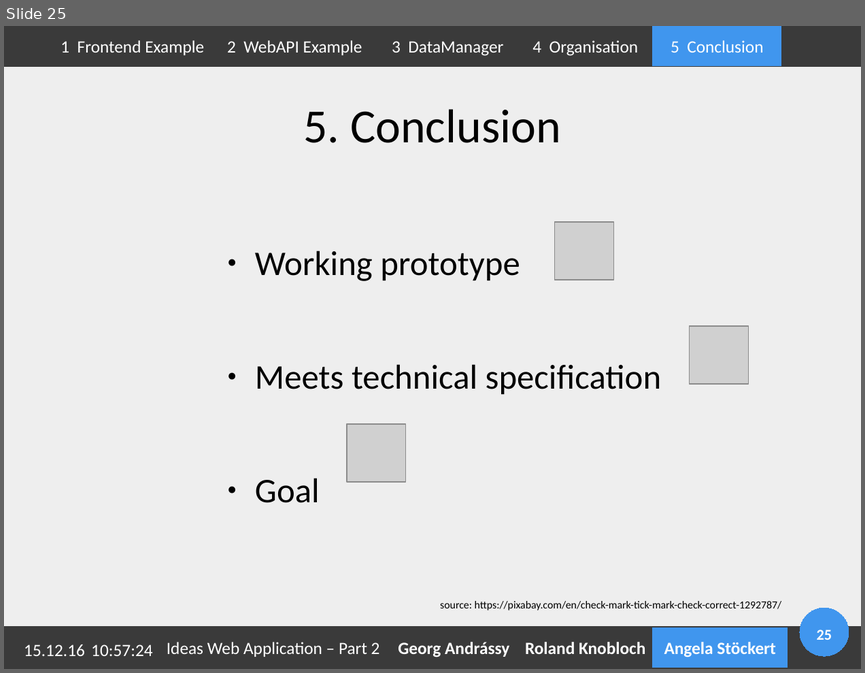
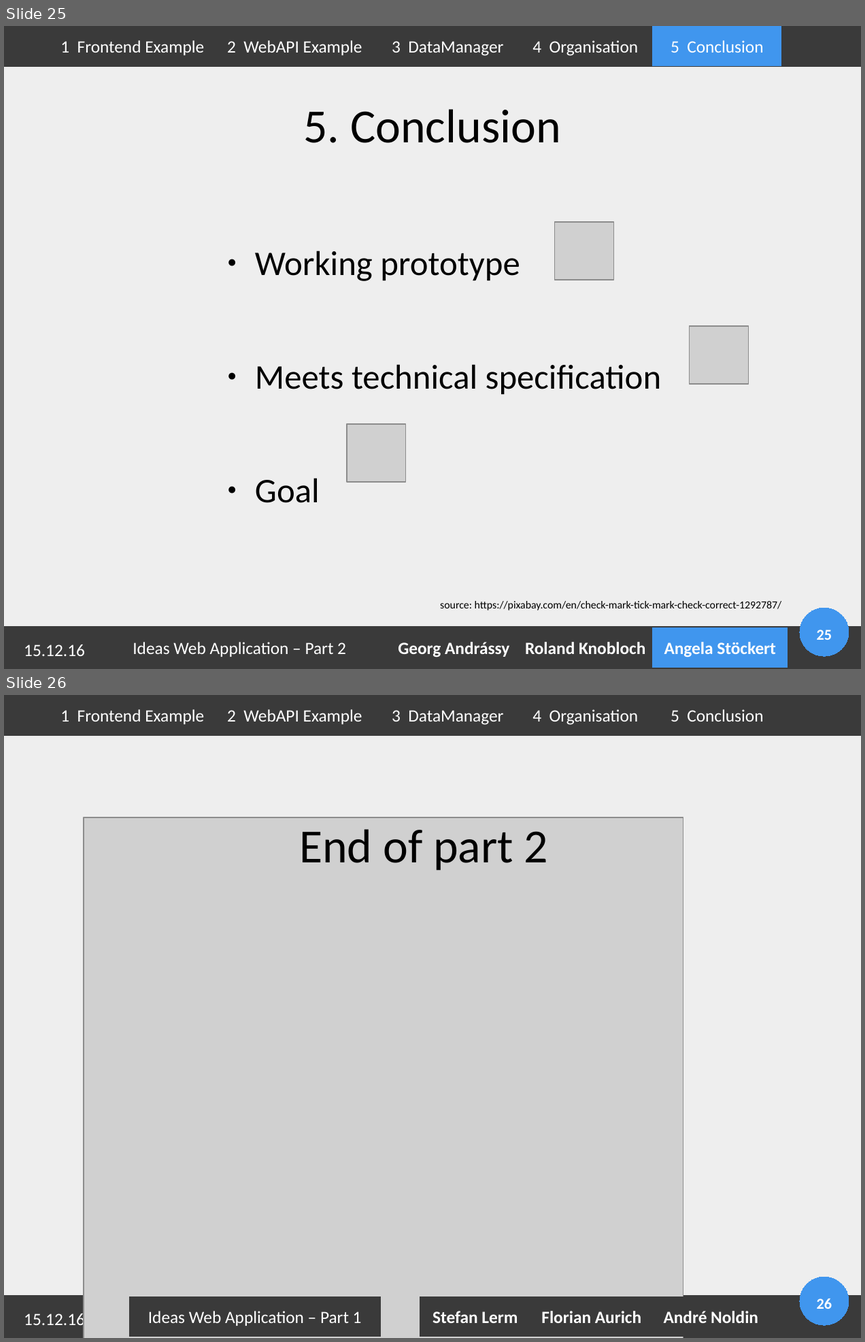
Before and after one commit to Geopras/IdeaWatcher, a slide deck: presentation/part2.odp. Shown one above the other, each under a label of ours: slide 25 before the commit, slides 25 and 26 after it. The pictures are 865x673 and 865x1342 pixels, drawn with LibreOffice and Linux fonts; fonts in the diff are those of the drawing; grey boxes stand for pictures; background and template pictures are left out. Boxes give left, top, right and bottom in pixels: in the first picture for what was removed or moved away, otherwise in the second. Text is boxed around its words. In the diff, an @@ line names an element or a change of style, - is before the commit and + after.

```diff
--- a/presentation/part2.odp
+++ b/presentation/part2.odp
@@ slide 26 added at (4, 695, 861, 1338), background #FFFFFF; not listed: 6 template elements that a slide beside it also shows @@
@@ rectangle added at (53, 695, 212, 734), fill #3A3A3A, outline #3A3A3A 0 pt, 16 pt, text #FFFFFF @@
+1 Frontend Example
@@ rectangle added at (212, 695, 378, 734), fill #3A3A3A, outline #3A3A3A 0 pt, 16 pt, text #FFFFFF @@
+2 WebAPI Example
@@ rectangle added at (377, 695, 518, 734), fill #3A3A3A, outline #3A3A3A 0 pt, 16 pt, text #FFFFFF @@
+3 DataManager
@@ rectangle added at (518, 695, 653, 734), fill #3A3A3A, outline #3A3A3A 0 pt, 16 pt, text #FFFFFF @@
+4 Organisation
@@ rectangle added at (653, 695, 781, 734), fill #3A3A3A, outline #3A3A3A 0 pt, 16 pt, text #FFFFFF @@
+5 Conclusion
@@ picture added at (84, 817, 683, 1338) @@
@@ text added at (299, 829, 548, 870), 44 pt, text #000000 @@
+End of part 2
@@ rectangle added at (129, 1297, 380, 1336), fill #3A3A3A, outline #3A3A3A 0 pt, 16 pt, text #FFFFFF @@
+Ideas Web Application – Part 1
@@ rectangle added at (420, 1297, 530, 1336), fill #3A3A3A, outline #3A3A3A 0 pt, 16 pt, text #FFFFFF, bold @@
+Stefan Lerm
@@ rectangle added at (530, 1297, 653, 1336), fill #3A3A3A, outline #3A3A3A 0 pt, 16 pt, text #FFFFFF, bold @@
+Florian Aurich
@@ rectangle added at (653, 1297, 770, 1336), fill #3A3A3A, outline #3A3A3A 0 pt, 16 pt, text #FFFFFF, bold @@
+André Noldin
@@ slide 25 changed as well @@
@@ rectangle "Ideas Web Application – Part ...": place and size @@
-rectangle "Ideas Web Application – Part ..." at (163, 628, 383, 667)
+rectangle "Ideas Web Application – Part ..." at (129, 628, 349, 667)
@@ text removed at (91, 644, 152, 656) @@
-10:57:24
```
Also in this commit, not shown: 24 other slides changed, 2 other files.
